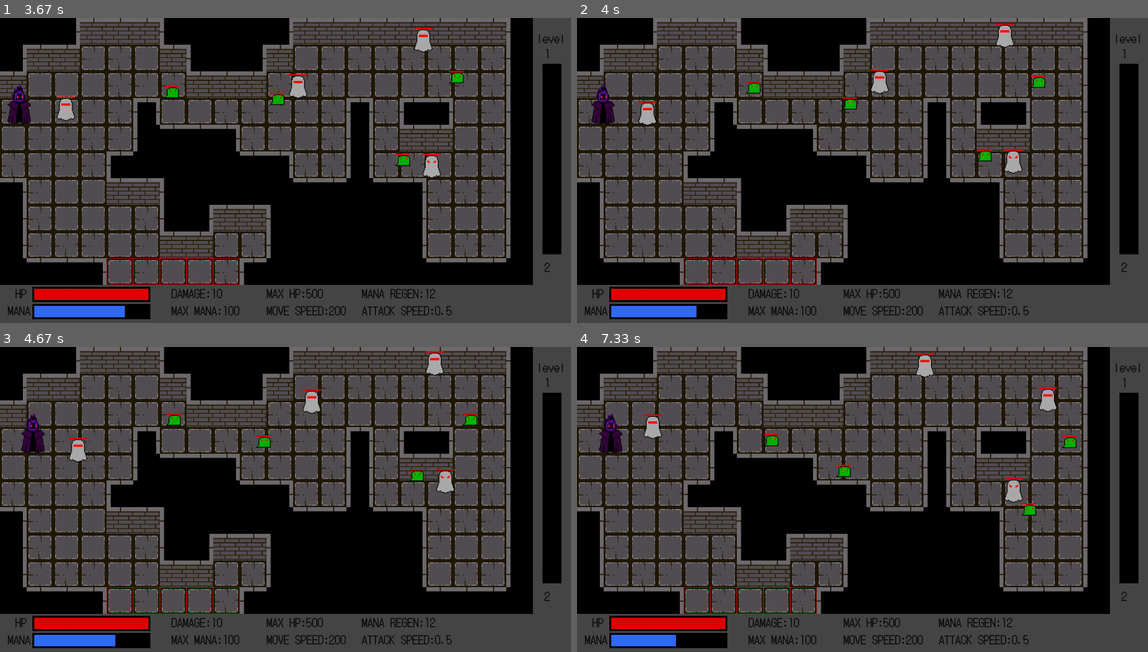
Above: before the commit, frames 1-4 (two rows, left to right).
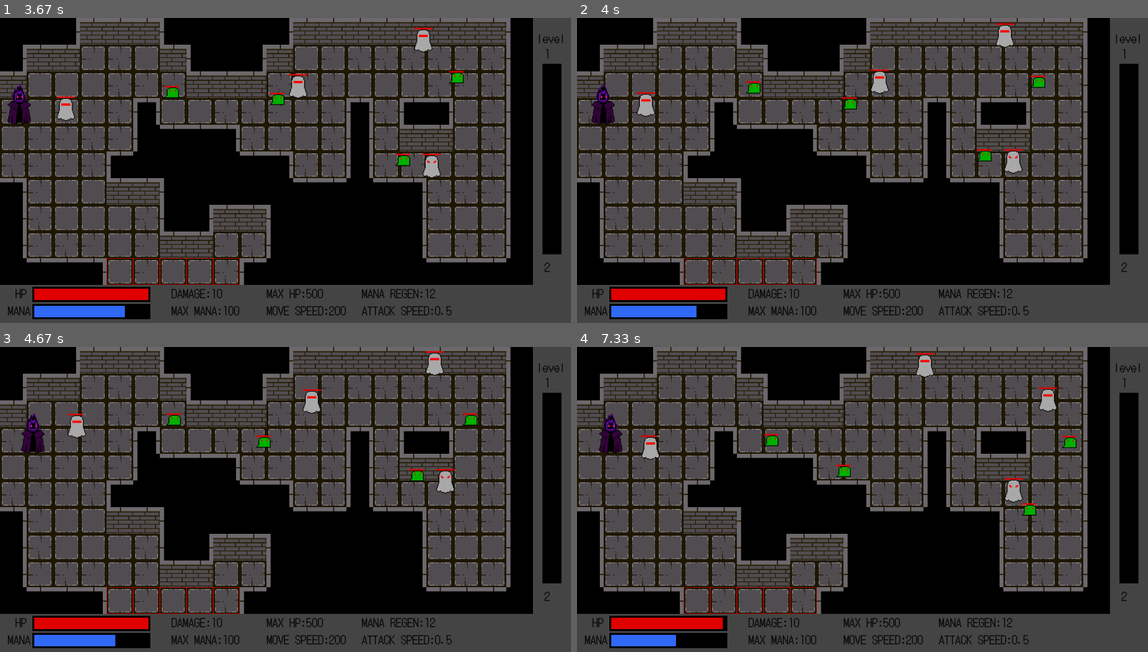
Above: after the commit, the same moments.

Repository: philogamer/pygame1
Game: pygame game, started from main.py
Two runs of this game, one before a commit and one after it. Both use one fixed random seed, a clock stepped at 60 frames per second and the inputs below.
Inputs:
- Up to frame 1 (3.67 s): hold Right 0.33-0.8 s; hold Right 0.83-1.3 s; hold D 0.83-1.3 s; hold Left 1.33-1.87 s; hold A 1.33-1.87 s; hold Left 1.9-2.3 s; hold A 1.9-2.3 s; hold Right 2.33-2.97 s; hold D 2.33-2.97 s; hold Left 3-3.47 s; hold A 3-3.47 s; hold Right from 3.5 s (still down); hold D from 3.5 s (still down)
- Up to frame 2 (4 s): release Right at 3.97 s; release D at 3.97 s
- Up to frame 3 (4.67 s): hold Right 4-4.47 s; hold D 4-4.47 s; hold Left from 4.5 s (still down); hold A from 4.5 s (still down)
- Up to frame 4 (7.33 s): release Left at 5.03 s; release A at 5.03 s; hold Left 5.07-5.47 s; hold A 5.07-5.47 s; hold Right 5.5-6.13 s; hold D 5.5-6.13 s; hold Left 6.17-6.63 s; hold A 6.17-6.63 s; hold Right 6.67-7.13 s; hold D 6.67-7.13 s; hold Right from 7.17 s (still down); hold D from 7.17 s (still down)

Frame 1 is identical in both runs. In frame 2, 0.2% of the frame differs, in the area x 10-14%, y 24-36%; in frame 3, 0.4%; in frame 4, 0.4%, in the area x 11-26%, y 22-93%.

Commit message:
slow down effect and better shoot of enemy
make the slow down for the player when touch slime path, make the enemy shoot from further

Diff:
--- a/dictionary.py
+++ b/dictionary.py
@@ -15,9 +15,12 @@
         False: lambda *a: fun.creepmove(*a,1)
     },
     False:{
-        True: lambda *a: (fun.creepmove(*a,-1),fun.creepshoot(*a)),
-        False: lambda *a: (fun.creepmove(*a,-1),fun.creepshoot(*a))
+        True: lambda *a: fun.creepmove(*a,-1),
+        False: lambda *a: fun.creepmove(*a,-1)
     }
+}
+creepshoot_dic={
+    True:lambda*a:fun.creepshoot(*a)
 }
 enemytakedame_dic={
     'normal': {
--- a/function.py
+++ b/function.py
@@ -388,6 +388,12 @@
 def playerbehave(msto,csto,dt,keys):
     csto.creepspeed=50*(1+0.01*csto.wave)
     csto.player.speed=csto.creepspeed-10+(csto.player.maxspeed-csto.creepspeed)*(csto.player.mana/(csto.player.maxmana))
+    csto.player.sloweffect=0
+    for i in msto.slimepaths:
+        if i.rect.colliderect(csto.player.rect):
+            csto.player.sloweffect=1
+            break
+    csto.player.speed-=csto.player.sloweffect*0.3*csto.player.speed
     csto.player.targetx=csto.player.x
     csto.player.targety=csto.player.y
     if keys[pygame.K_a]:
@@ -639,7 +645,7 @@
     creep.move(dt)
     creep.update()
 def slimepath(creep,msto,csto,dt):
-    msto.slimepaths.append(Slimepath(creep.x,creep.y))
+    msto.slimepaths.append(Slimepath(creep.x,creep.y,1))
 def creepshoot(creep,msto,csto,dt):
     creep.shoot+=dt
     if creep.shoot>=2.5:
--- a/information.py
+++ b/information.py
@@ -88,6 +88,7 @@
         self.buffstat=0
         self.takedame=True
         self.slashcooldown=0
+        self.sloweffect=0
     def put(self,xy):
         self.y=xy%10*70
         self.x=(xy-xy%10)/10*70
@@ -150,7 +151,7 @@
             self.w=24*2
             self.hp=70*(1+0.08*buff)
             self.maxhp=70*(1+0.08*buff)
-            self.range=130
+            self.range=125
             self.view=400
             self.dmg=10*(1+0.05*buff)
         elif self.type=='elite':
@@ -159,7 +160,7 @@
             self.w=24*2
             self.hp=150*(1+0.06*buff)
             self.maxhp=150*(1+0.06*buff)
-            self.range=130
+            self.range=125
             self.view=400
             self.dmg=15*(1+0.05*buff)
         elif self.type=='slime':
@@ -270,7 +271,7 @@
         self.rect=pygame.Rect(self.x,self.y,20,20)
         self.wallrect=pygame.Rect(self.x,self.y-18,20,20+18)
 class Slimepath:
-    def __init__(self,x,y):
+    def __init__(self,x,y,type):
         self.x=x
         self.y=y
         self.h=14*2
@@ -282,7 +283,6 @@
         self.duration=0
     def draw(self,screen):
         screen.blit(self.img,(self.x,self.y))
-
 class Slash:
     def __init__(self,x,y,direction,dmg):
         self.y=y
--- a/main.py
+++ b/main.py
@@ -62,10 +62,13 @@
         for creep in msto.creeps:
             dic.creepmove_dic.get(math.hypot(csto.player.x-creep.x,csto.player.y-creep.y)>creep.range
             ).get(math.hypot(csto.player.x-creep.x,csto.player.y-creep.y)>creep.view or creep.notry)(creep,msto,csto,dt)
+            dic.creepshoot_dic.get(math.hypot(csto.player.x-creep.x,csto.player.y-creep.y)<=(creep.range+5),lambda *b: None
+            )(creep,msto,csto,dt)
         for creep in msto.slimes:
             dic.slimemove_dic.get(math.hypot(csto.player.x-creep.x,csto.player.y-creep.y)>creep.range
             ).get(math.hypot(csto.player.x-creep.x,csto.player.y-creep.y)>creep.view or creep.notry)(creep,msto,csto,dt)
     dic.enemytakedame_dic.get(csto.stage,dic.enemytakedame_dic['none']).get(len(msto.slashes),lambda *b: None)(msto,csto)
+    dic.clearslimepath_dic.get(csto.stage,lambda *b: None)(msto,dt)
     dic.changemap_dic.get(csto.stage,lambda *b: None)(msto,csto)
     if csto.stage=='boss':
         for boss in csto.bosses:
